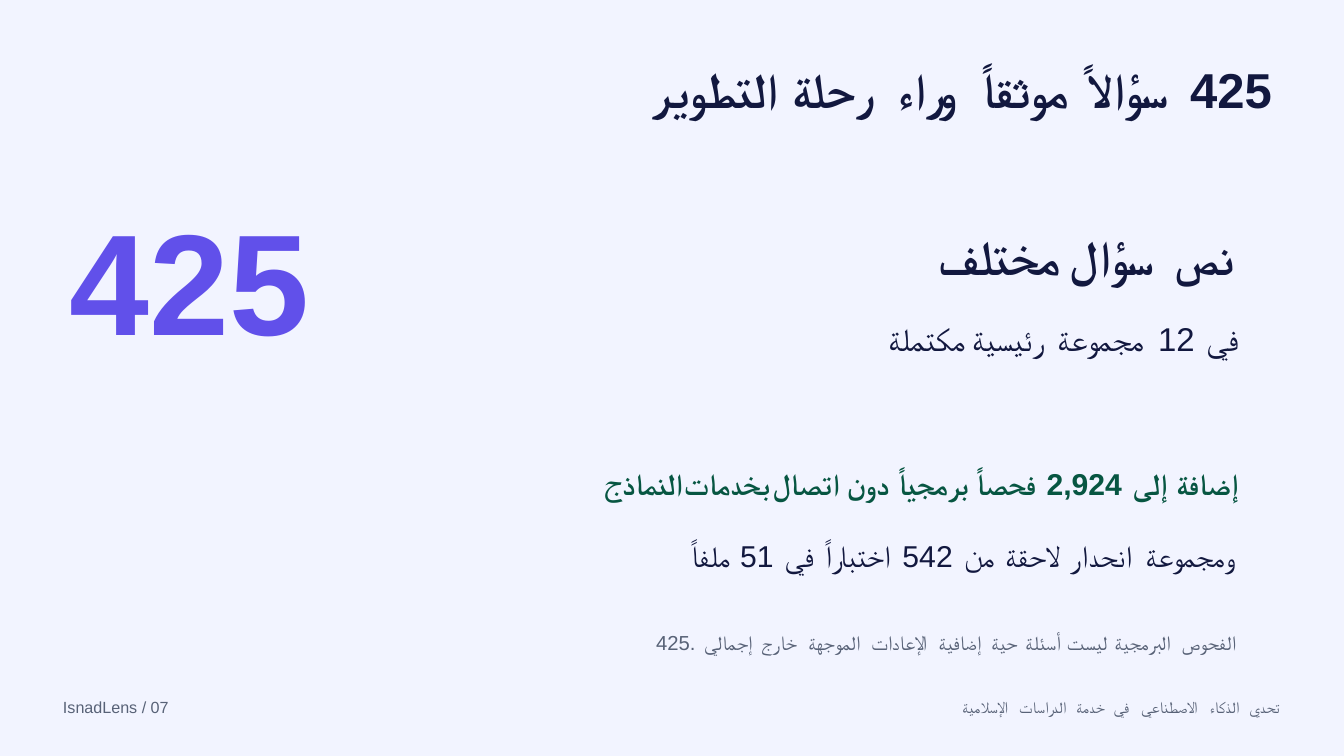
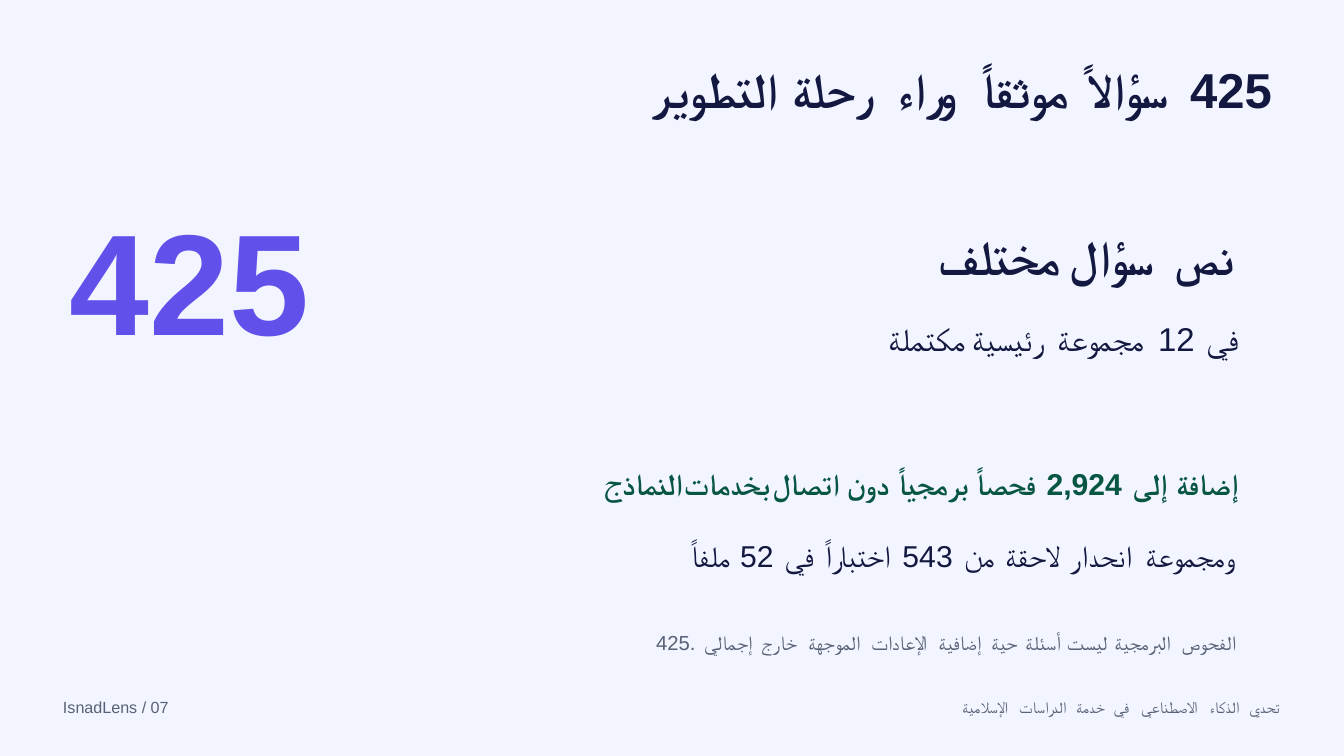
Before and after one commit to redwanrahman-cloud/isnadlens, a slide deck: slide 7 of docs/submission-ar/IsnadLens-Arabic-Presentation.pptx. Drawn at 1344x756 pixels with LibreOffice and Linux fonts; fonts in the diff are those of the drawing. Boxes give left, top, right and bottom in pixels: in the first picture for what was removed or moved away, otherwise in the second. Text is boxed around its words. In the diff, an @@ line names an element or a change of style, - is before the commit and + after.

```diff
--- a/docs/submission-ar/IsnadLens-Arabic-Presentation.pptx
+++ b/docs/submission-ar/IsnadLens-Arabic-Presentation.pptx
@@ text at <box>740,546,774,568</box>: text changed @@
-51
+52
@@ text at <box>902,546,952,568</box>: text changed @@
-542
+543
```
Also in this commit, not shown: 2 other slides changed, 3 slides added, 3 slides removed, 5 other files.
